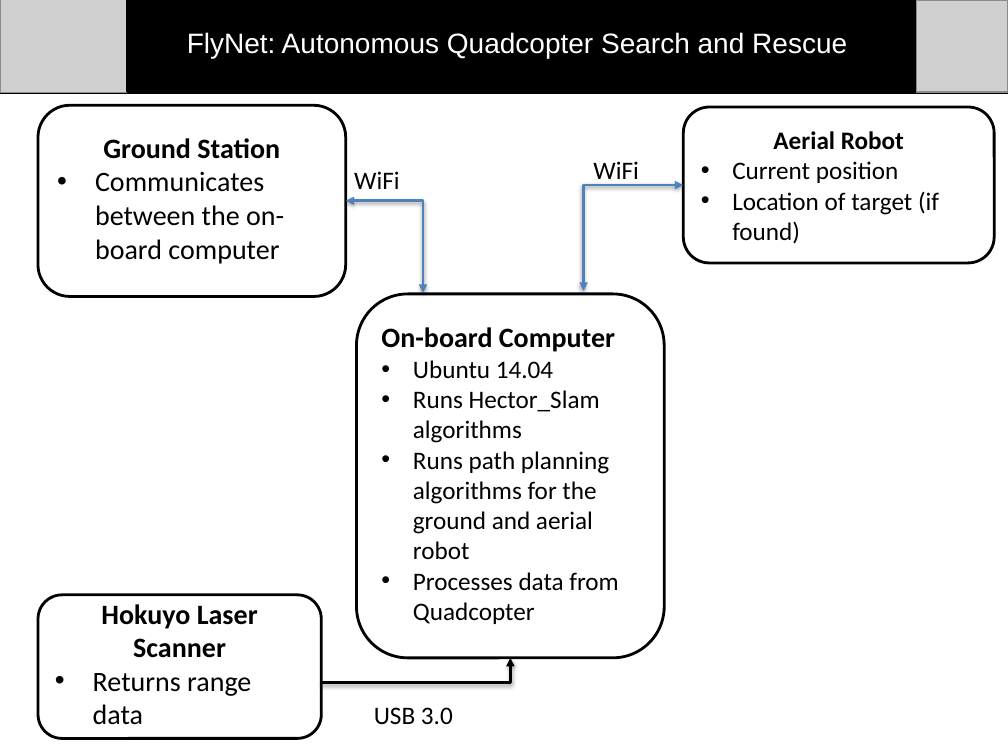
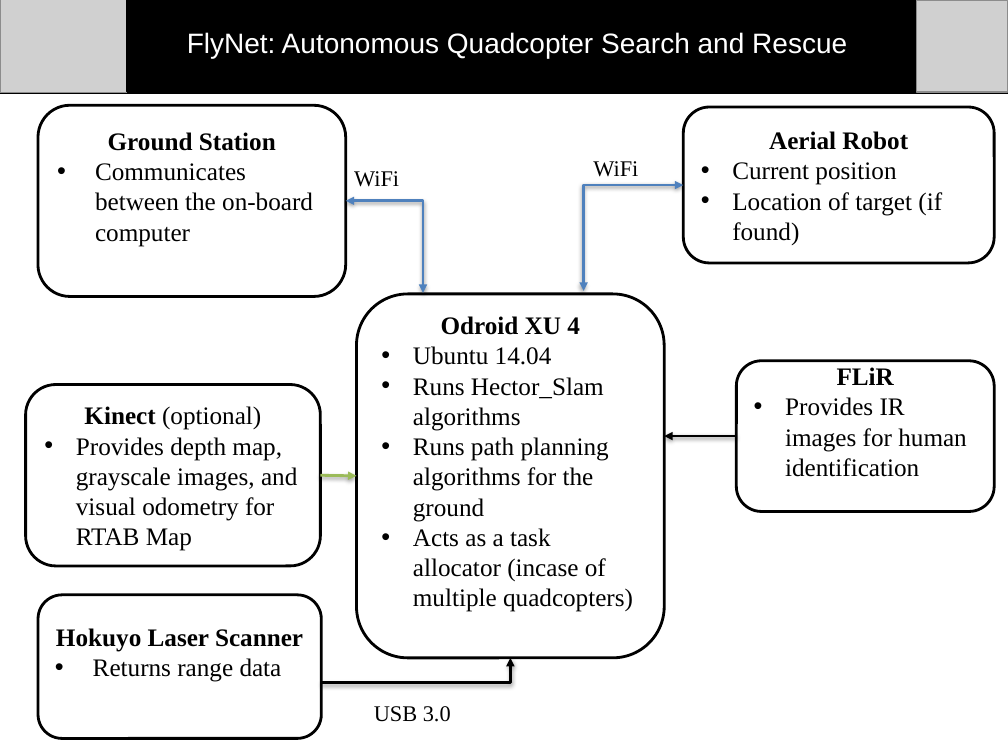
Before and after one commit to dtbinh/FlyNet, a slide deck: slide 8 of Presentations/CDR_Fall_2015/Individual_Slides/Prashant/Final_Presentation.pptx (slide 9 before the commit). Drawn at 1008x756 pixels with LibreOffice and Linux fonts; fonts in the diff are those of the drawing; grey boxes stand for pictures. Boxes give left, top, right and bottom in pixels: in the first picture for what was removed or moved away, otherwise in the second. Text is boxed around its words. In the diff, an @@ line names an element or a change of style, - is before the commit and + after.

Commit message:
Update

```diff
--- a/Presentations/CDR_Fall_2015/Individual_Slides/Prashant/Final_Presentation.pptx
+++ b/Presentations/CDR_Fall_2015/Individual_Slides/Prashant/Final_Presentation.pptx
@@ rounded rectangle "Ground Station" at [38, 105, 346, 296]: size 20 to 18 pt, font Calibri to Times New Roman @@
@@ rounded rectangle "Aerial Robot" at [683, 107, 994, 263]: font Calibri to Times New Roman @@
@@ size 18 to 16 pt, font Calibri to Times New Roman in 3 elements at [374, 706, 451, 722], [354, 171, 399, 187], [593, 161, 638, 177] @@
@@ text in rounded rectangle at [441, 316, 580, 335]: text changed; size 20 to 18 pt; font Calibri to Times New Roman @@
-On-board Computer
+Odroid XU 4
@@ text in rounded rectangle at [413, 346, 604, 431]: font Calibri to Times New Roman in "Ubuntu 14.04", "Runs Hector_Slam algorithms" @@
@@ rounded rectangle added at [25, 385, 320, 566], fill #FFFFFF, outline #000000 2 pt, 18 pt, text #000000 @@
+Kinect (optional)
+• Provides depth map, grayscale images, and visual odometry for RTAB Map
@@ rounded rectangle added at [737, 361, 995, 511], fill #FFFFFF, outline #000000 2 pt, 18 pt, text #000000 @@
+FLiR
+• Provides IR images for human identification
@@ text in rounded rectangle at [413, 437, 633, 612]: text changed; font Calibri to Times New Roman @@
-• Runs path planning algorithms for the ground and aerial robot
-• Processes data from Quadcopter
+• Runs path planning algorithms for the ground
+• Acts as a task allocator (incase of multiple quadcopters)
@@ arrow added from (737, 436) to (664, 436), #000000 2 pt @@
@@ arrow added from (321, 476) to (357, 476), #9BBB59 2 pt @@
@@ rounded rectangle "Hokuyo Laser Scanner" at [38, 595, 322, 738]: size 20 to 18 pt, font Calibri to Times New Roman @@
```
Also in this commit, not shown: 3 other slides changed, 1 slide removed.
